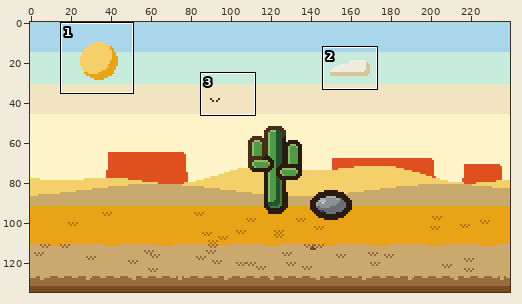
Two versions of one pixel-art file, opus-test-run/aseprite/stage-desert.aseprite. The first picture is a wide view before the edit; the outline marks the close-up.
Close-up. Old version:
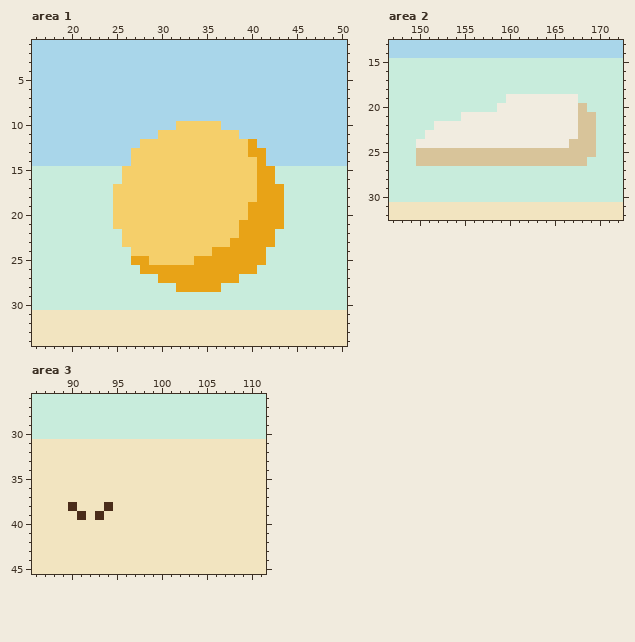
240x135 pixels, 1 frame. Shown: area 1: x 16..50, y 1..34; area 2: x 147..172, y 13..32; area 3: x 86..111, y 26..45. The commit also changed other parts of the picture, which this record leaves out.
After the commit:
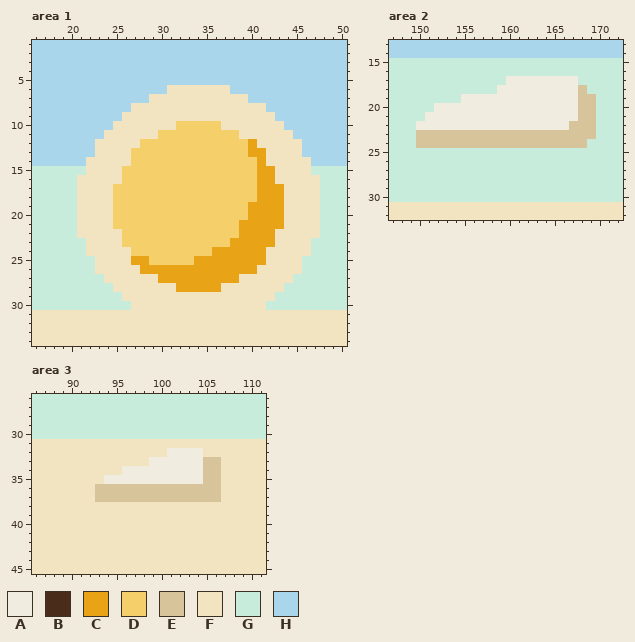
Palette (. is transparent): A #f1ece0  B #4a2c1a  C #e8a317  D #f5cf6a  E #d8c49a  F #f2e4c0  G #c8ecdc  H #a9d6ea
Edits made:
Area 1, layer "sky":
The edit turns colour G into colour F in row 15 at x 22 to 25 and 43 to 46; in row 16 at x 21 to 25 and 43 to 47; in rows 17 to 21 at x 21 to 24 and 44 to 47; in row 22 at x 21 to 25 and 43 to 47; in row 23 at x 22 to 25 and 43 to 46; in row 24 at x 22 to 26 and 42 to 46.
The edit turns colour G into colour F in row 25 at x 23 to 26 and 42 to 45; in row 26 at x 23 to 27 and 41 to 45; in row 27 at x 24 to 29 and 39 to 44; in row 28 at x 25 to 31 and 37 to 43; in row 29 at x 26 to 42; in row 30 at x 27 to 41.
The edit turns colour H into colour F in row 6 at x 31 to 37; in row 7 at x 29 to 39; in row 8 at x 27 to 41; in row 9 at x 26 to 42; in row 10 at x 25 to 31 and 37 to 43; in row 11 at x 24 to 29 and 39 to 44.
The edit turns colour H into colour F in row 12 at x 23 to 27 and 41 to 45; in row 13 at x 23 to 26 and 42 to 45; in row 14 at x 22 to 26 and 42 to 46.
Area 2, layer "sky":
The edit turns colour G into colour A in row 17 at x 160 to 167; in row 18 at x 159 to 167; in row 19 at x 155 to 159; in row 20 at x 152 to 158; in row 21 at x 151 to 154; in row 22 at x 150 to 151.
The edit turns colour A into colour E in row 22 at x 167; in row 23 at x 151 to 167; in row 24 at x 150 to 166.
The edit turns colour G into colour E in row 18 at x 168; in row 19 at x 168 to 169; in row 20 at x 169; in row 23 at x 150.
The edit turns colour E into colour G in row 24 at x 169; in row 25 at x 150 to 169; in row 26 at x 150 to 168.
Area 3, layers "detail", "sky":
The edit turns colour F into colour A in row 32 at x 101 to 104; in row 33 at x 99 to 104; in row 34 at x 96 to 104; in row 35 at x 94 to 104.
The edit turns colour F into colour E in rows 33 to 35 at x 105 to 106; in rows 36 to 37 at x 93 to 106.
The edit turns colour B into colour F in row 38 at x 90 and 94; in row 39 at x 91 and 93.
Pixel boxes of the changes (left, top, right, bottom) in both close-ups:
changed: (77, 85, 320, 310)
changed: (416, 76, 596, 166)
changed: (68, 448, 221, 520)
